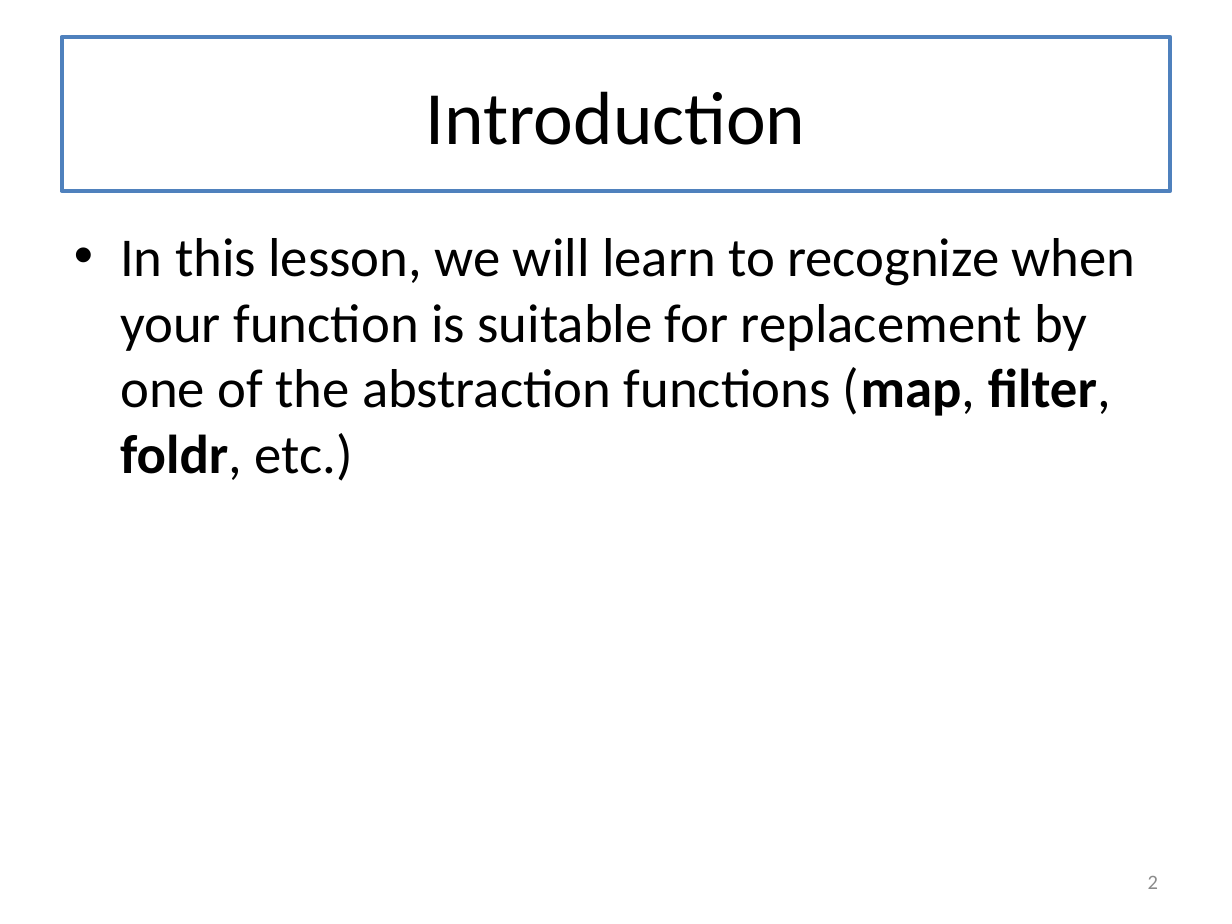
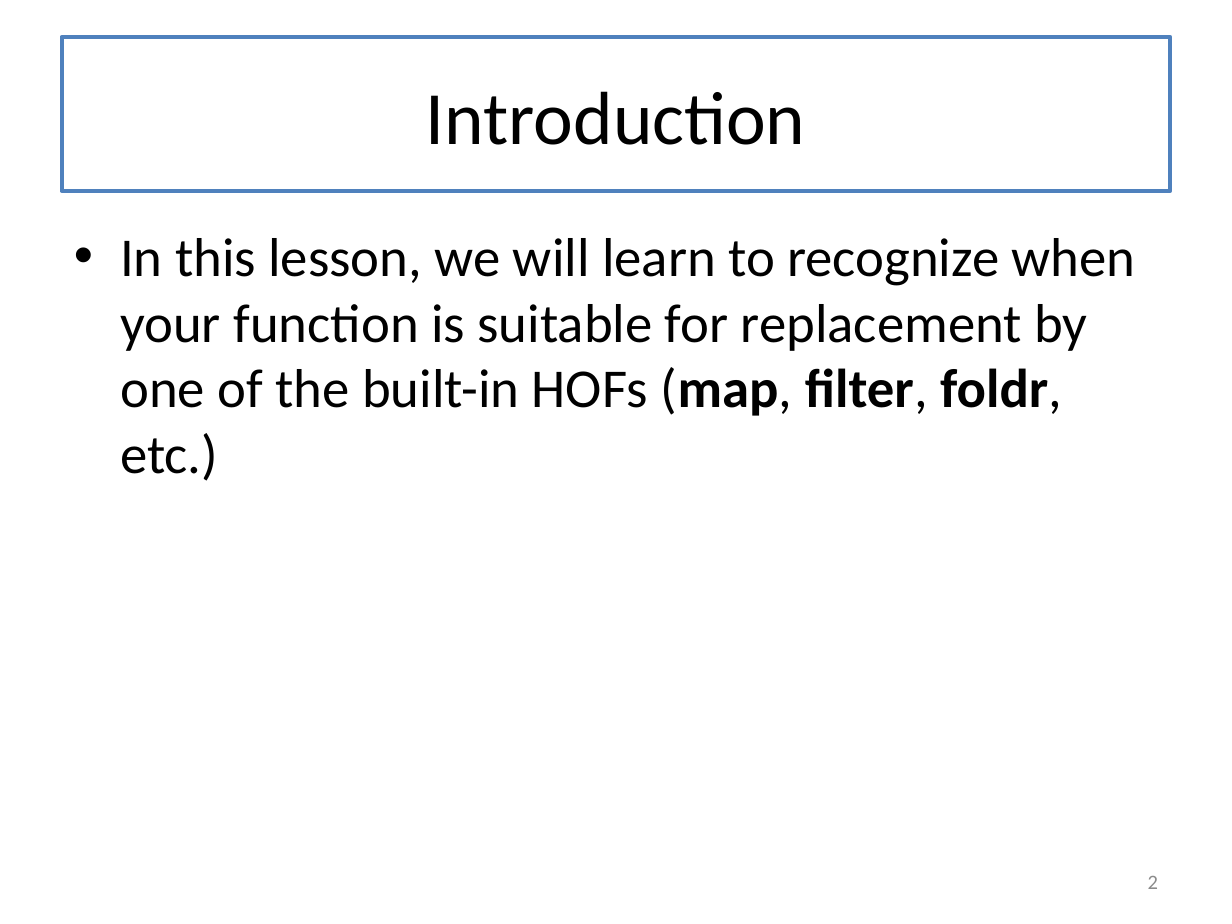
Before and after one commit to mwand/cs5010f16, a slide deck: slide 2 of Slides/Lesson 5.5 Rewriting Your Function Using Map and Foldr.pptx. Drawn at 1232x924 pixels with LibreOffice and Linux fonts; fonts in the diff are those of the drawing. Boxes give left, top, right and bottom in pixels: in the first picture for what was removed or moved away, otherwise in the second. Text is boxed around its words. In the diff, an @@ line names an element or a change of style, - is before the commit and + after.

```diff
--- a/Slides/Lesson 5.5 Rewriting Your Function Using Map and Foldr.pptx
+++ b/Slides/Lesson 5.5 Rewriting Your Function Using Map and Foldr.pptx
@@ text at <box>120,238,1136,481</box>: text changed @@
-• In this lesson, we will learn to recognize when your function is suitable for replacement by one of the abstraction functions (map, filter, foldr, etc.)
+• In this lesson, we will learn to recognize when your function is suitable for replacement by one of the built-in HOFs (map, filter, foldr, etc.)
```
Also in this commit, not shown: 18 other slides changed, 2 other files.
